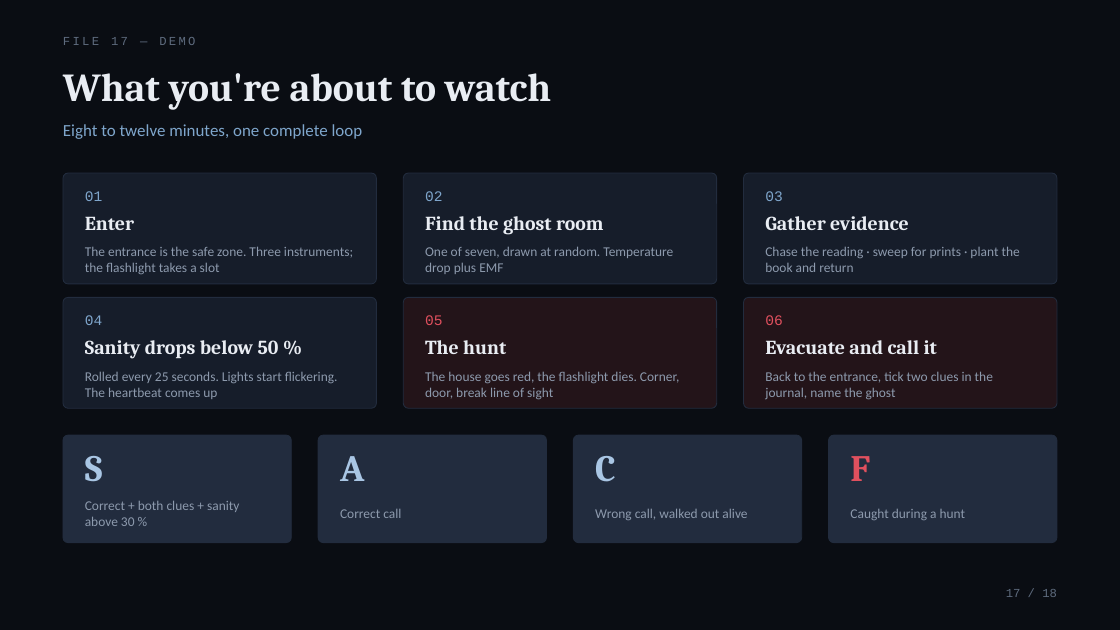
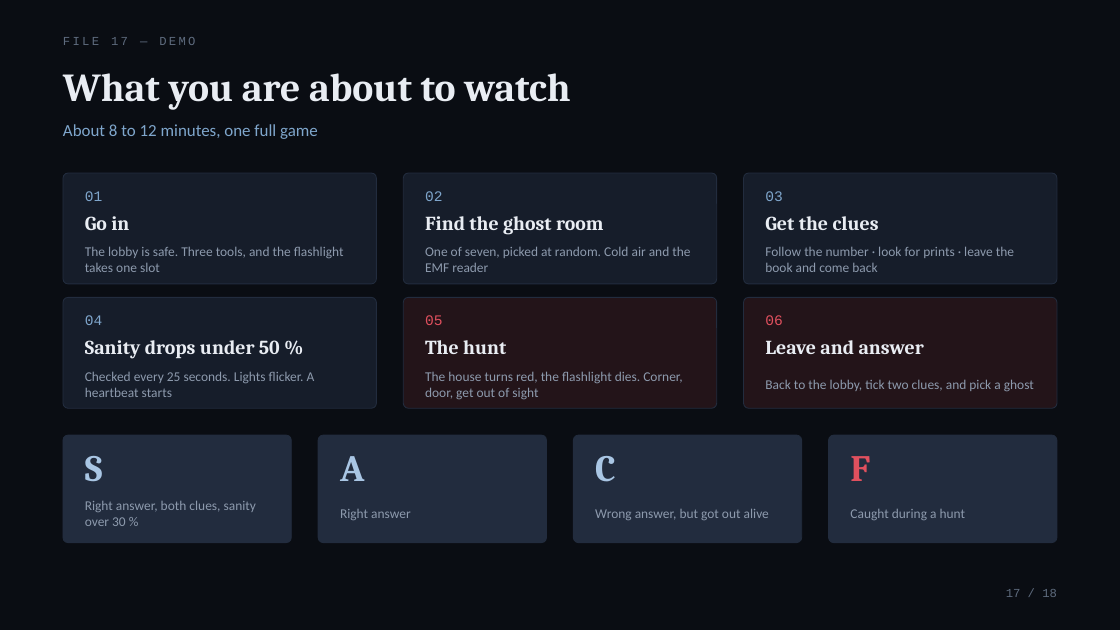
Before and after one commit to chyh106504480-byte/RESIDUUM, a slide deck: slide 17 of Docs/decks/RESIDUUM_Final_EN.pptx. Drawn at 1120x630 pixels with LibreOffice and Linux fonts; fonts in the diff are those of the drawing. Boxes give left, top, right and bottom in pixels: in the first picture for what was removed or moved away, otherwise in the second. Text is boxed around its words. In the diff, an @@ line names an element or a change of style, - is before the commit and + after.

```diff
--- a/Docs/decks/RESIDUUM_Final_EN.pptx
+++ b/Docs/decks/RESIDUUM_Final_EN.pptx
@@ text at <box>63,73,570,110</box>: text changed @@
-What you're about to watch
+What you are about to watch
@@ text at <box>63,124,318,139</box>: text changed @@
-Eight to twelve minutes, one complete loop
+About 8 to 12 minutes, one full game
@@ text at <box>85,216,129,230</box>: text changed @@
-Enter
+Go in
@@ text at <box>765,216,879,230</box>: text changed @@
-Gather evidence
+Get the clues
@@ text at <box>85,246,344,272</box>: text changed @@
-The entrance is the safe zone. Three instruments; the flashlight takes a slot
+The lobby is safe. Three tools, and the flashlight takes one slot
@@ text at <box>425,246,690,272</box>: text changed @@
-One of seven, drawn at random. Temperature drop plus EMF
+One of seven, picked at random. Cold air and the EMF reader
@@ text at <box>765,246,1014,272</box>: text changed @@
-Chase the reading · sweep for prints · plant the book and return
+Follow the number · look for prints · leave the book and come back
@@ text at <box>85,340,280,359</box>: text changed @@
-Sanity drops below 50 %
+Sanity drops under 50 %
@@ text at <box>765,340,924,354</box>: text changed @@
-Evacuate and call it
+Leave and answer
@@ text at <box>85,371,315,397</box>: text changed @@
-Rolled every 25 seconds. Lights start flickering. The heartbeat comes up
+Checked every 25 seconds. Lights flicker. A heartbeat starts
@@ text at <box>425,371,683,399</box>: text changed @@
-The house goes red, the flashlight dies. Corner, door, break line of sight
+The house turns red, the flashlight dies. Corner, door, get out of sight
@@ text at <box>765,379,1034,391</box>: text changed @@
-Back to the entrance, tick two clues in the journal, name the ghost
+Back to the lobby, tick two clues, and pick a ghost
@@ text at <box>85,501,256,526</box>: text changed @@
-Correct + both clues + sanity above 30 %
+Right answer, both clues, sanity over 30 %
@@ text at <box>340,509,411,520</box>: text changed @@
-Correct call
+Right answer
@@ text at <box>595,509,769,520</box>: text changed @@
-Wrong call, walked out alive
+Wrong answer, but got out alive
```
Also in this commit, not shown: 17 other slides changed, 6 other files.
